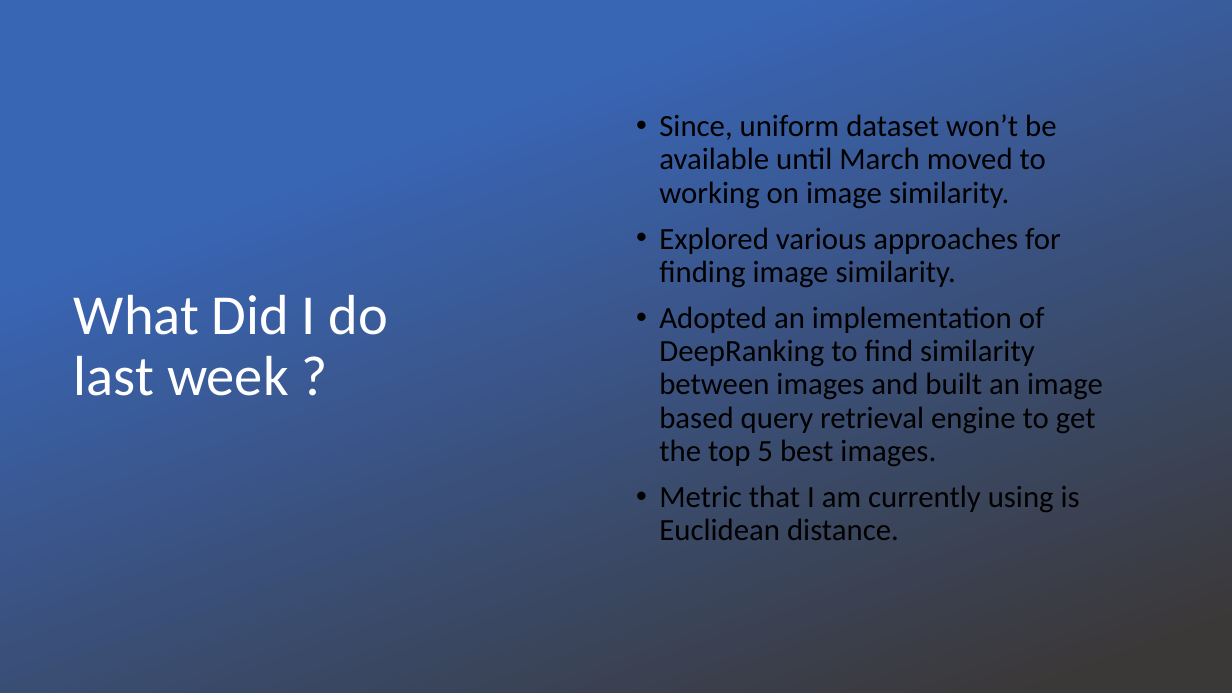
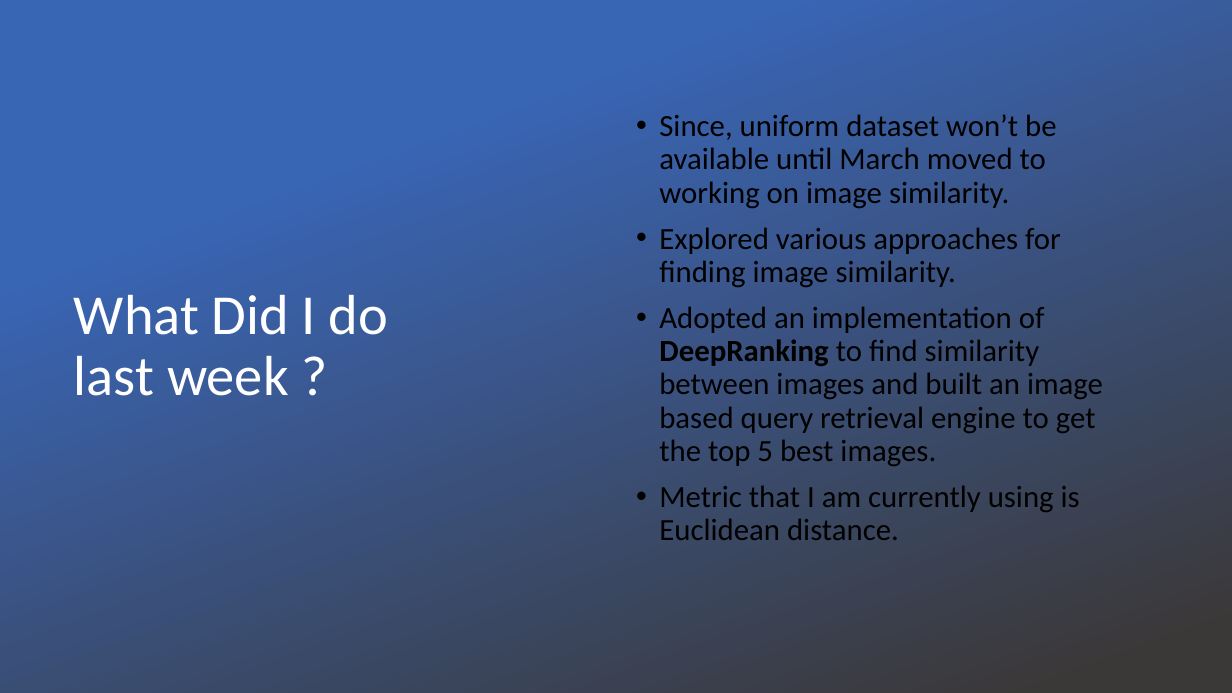
Before and after one commit to UMass-Rescue/image-similarity, a slide deck: slide 1 of weekly-slides/WEEK-3.pptx. Drawn at 1232x693 pixels with LibreOffice and Linux fonts; fonts in the diff are those of the drawing; background and template pictures are left out. Boxes give left, top, right and bottom in pixels: in the first picture for what was removed or moved away, otherwise in the second. Text is boxed around its words. In the diff, an @@ line names an element or a change of style, - is before the commit and + after.

```diff
--- a/weekly-slides/WEEK-3.pptx
+++ b/weekly-slides/WEEK-3.pptx
@@ subtitle at [659, 306, 1103, 466]: bold on in "DeepRanking" @@
```
Also in this commit, not shown: 1 other file.
